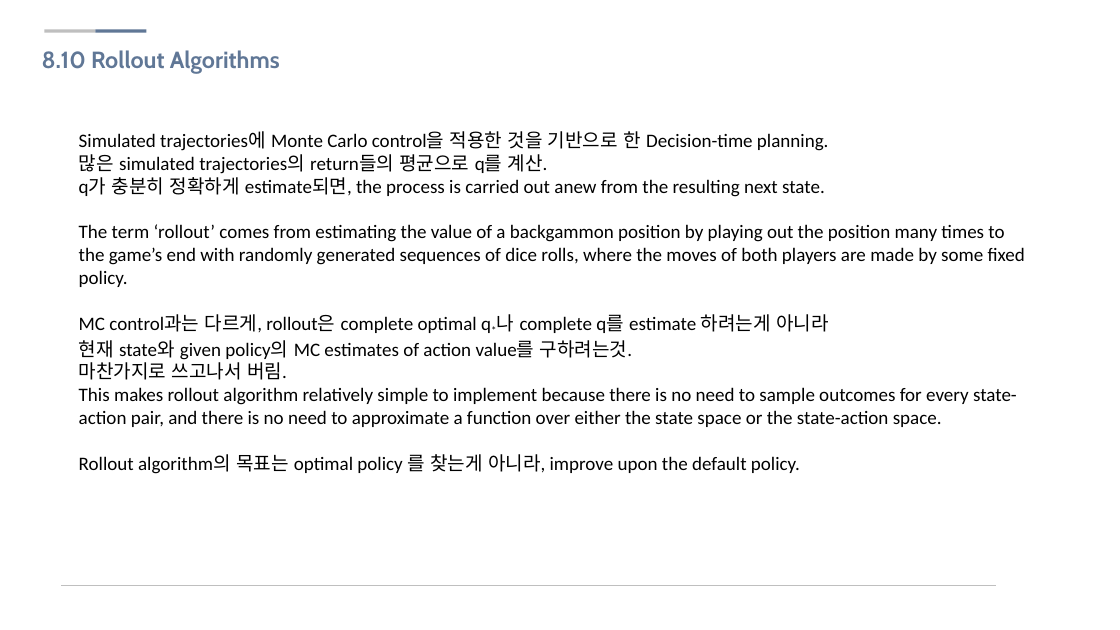
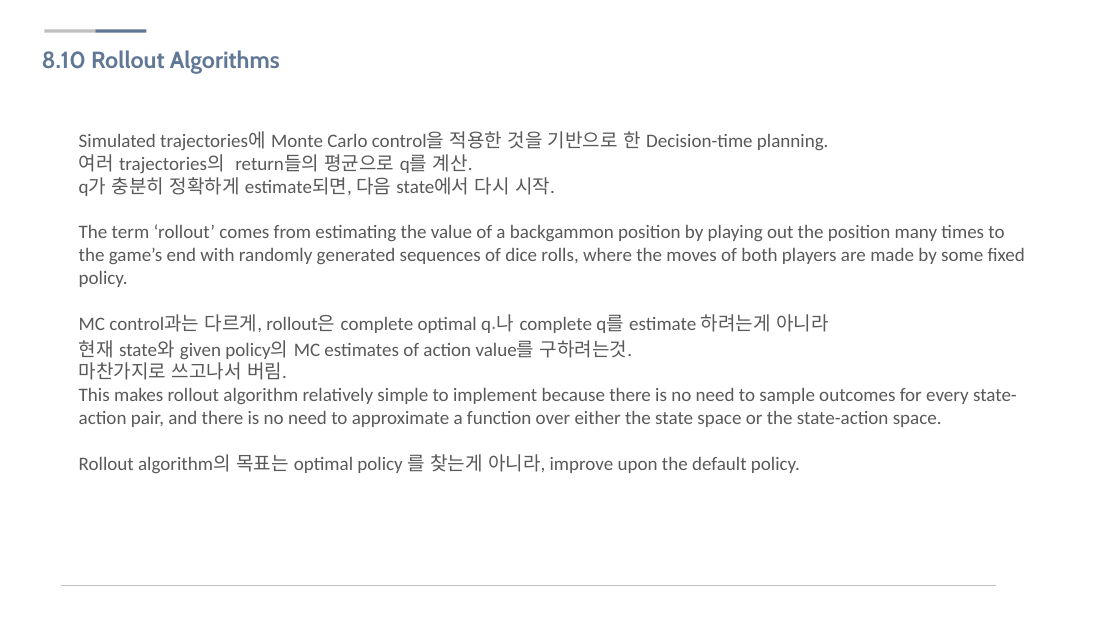
Before and after one commit to sjsong08/IDEALab_study, a slide deck: slide 22 of Reinforcement Learning/RL 08.pptx. Drawn at 1120x630 pixels with LibreOffice and Linux fonts; fonts in the diff are those of the drawing; background and template pictures are left out. Boxes give left, top, right and bottom in pixels: in the first picture for what was removed or moved away, otherwise in the second. Text is boxed around its words. In the diff, an @@ line names an element or a change of style, - is before the commit and + after.

```diff
--- a/Reinforcement Learning/RL 08.pptx
+++ b/Reinforcement Learning/RL 08.pptx
@@ text at [79,131,1025,473]: text colour #000000 to #595959 @@
@@ text at [79,154,555,196]: text changed; text colour #000000 to #595959 @@
-많은 simulated trajectories의 return들의 평균으로 q를 계산.
-q가 충분히 정확하게 estimate되면, the process is carried out anew from the resulting next state.
+여러 trajectories의 return들의 평균으로 q를 계산.
+q가 충분히 정확하게 estimate되면, 다음 state에서 다시 시작.
```
Also in this commit, not shown: 9 other slides changed, 12 slides removed, 2 other files.
